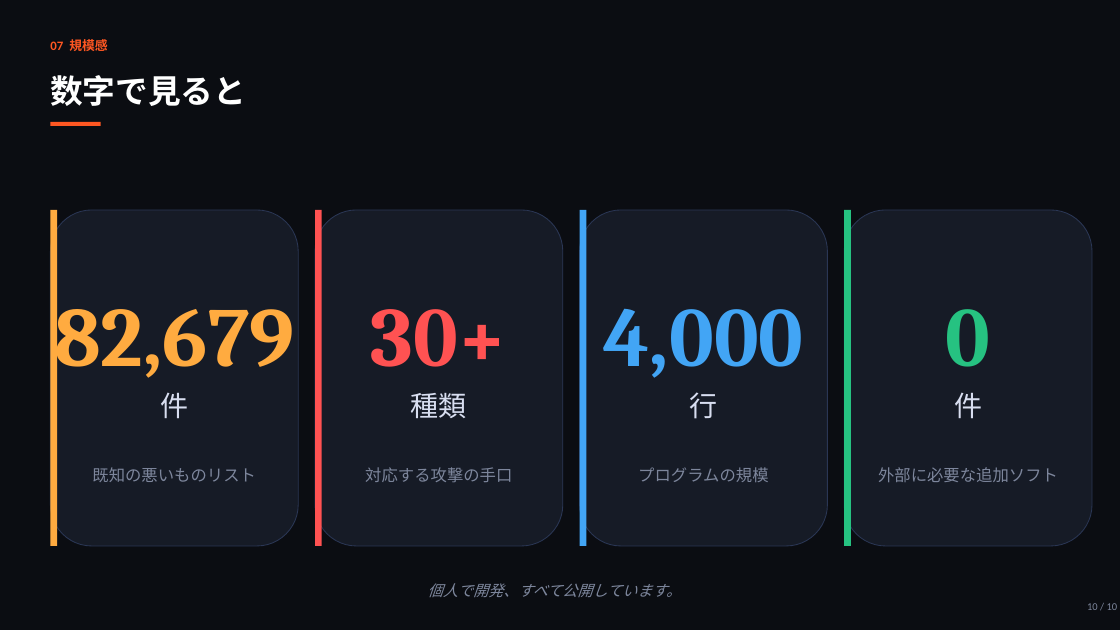
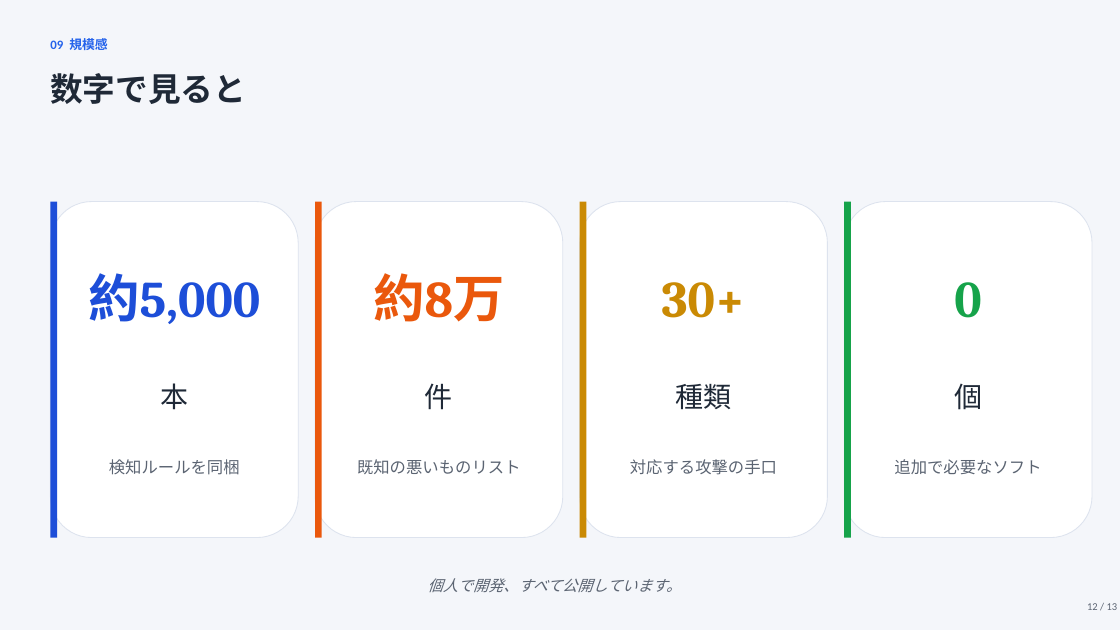
Before and after one commit to Assy2005/hayabusa-plus, a slide deck: slide 12 of docs/presentation/pptx/hayabusa-plus.pptx (slide 10 before the commit). Drawn at 1120x630 pixels with LibreOffice and Linux fonts; fonts in the diff are those of the drawing. Boxes give left, top, right and bottom in pixels: in the first picture for what was removed or moved away, otherwise in the second. Text is boxed around its words. In the diff, an @@ line names an element or a change of style, - is before the commit and + after.

```diff
--- a/docs/presentation/pptx/hayabusa-plus.pptx
+++ b/docs/presentation/pptx/hayabusa-plus.pptx
@@ rectangle at (x1=0, y1=0, x2=1120, y2=630): fill #0B0D12 to #F4F6FA @@
@@ text "数字で見ると" at (x1=50, y1=73, x2=246, y2=104): text colour #FFFFFF to #1F2937 @@
@@ text at (x1=50, y1=38, x2=108, y2=50): text changed; text colour #FF5722 to #2563EB @@
-07 規模感
+09 規模感
@@ rectangle removed at (x1=50, y1=122, x2=101, y2=126) @@
@@ rectangle at (x1=50, y1=202, x2=57, y2=538): fill #FFAB40 to #1D4ED8 @@
@@ rectangle at (x1=315, y1=202, x2=322, y2=538): fill #FF5252 to #EA580C @@
@@ 4 rounded rectangles, 4 rectangles moved together from (x1=50, y1=210, x2=1092, y2=546) to (x1=50, y1=202, x2=1092, y2=538) @@
@@ fill #161B26 to #FFFFFF; outline #2A3654 0.75 pt to #DDE3EE 0.75 pt in 4 elements at (x1=50, y1=202, x2=298, y2=538), (x1=315, y1=202, x2=563, y2=538), (x1=844, y1=202, x2=1092, y2=538), (x1=580, y1=202, x2=828, y2=538) @@
@@ rectangle at (x1=580, y1=202, x2=586, y2=538): fill #42A5F5 to #CA8A04 @@
@@ rectangle at (x1=844, y1=202, x2=851, y2=538): fill #26C281 to #16A34A @@
@@ text "30+" moved from (x1=370, y1=309, x2=507, y2=367) to (x1=662, y1=282, x2=746, y2=318) @@
@@ text "30+" at (x1=662, y1=282, x2=746, y2=318): size 72 to 44 pt, text colour #FF5252 to #CA8A04 @@
@@ text "0" moved from (x1=946, y1=309, x2=991, y2=367) to (x1=954, y1=282, x2=981, y2=318) @@
@@ text "0" at (x1=954, y1=282, x2=981, y2=318): size 72 to 44 pt, text colour #26C281 to #16A34A @@
@@ text removed at (x1=54, y1=288, x2=294, y2=384) @@
-82,679
@@ text added at (x1=88, y1=273, x2=260, y2=324), 44 pt, text #1D4ED8, bold @@
+約5,000
@@ text added at (x1=373, y1=273, x2=504, y2=322), 44 pt, text #EA580C, bold @@
+約8万
@@ text removed at (x1=603, y1=308, x2=803, y2=378) @@
-4,000
@@ text added at (x1=160, y1=383, x2=188, y2=410), 24 pt, text #1F2937 @@
+本
@@ text "件" at (x1=425, y1=383, x2=453, y2=410): text colour #D8DEF0 to #1F2937 @@
@@ text "種類" at (x1=676, y1=384, x2=732, y2=410): text colour #D8DEF0 to #1F2937 @@
@@ text added at (x1=954, y1=384, x2=982, y2=410), 24 pt, text #1F2937 @@
+個
@@ text removed at (x1=690, y1=392, x2=718, y2=419) @@
-行
@@ text removed at (x1=954, y1=392, x2=982, y2=419) @@
-件
@@ text added at (x1=109, y1=459, x2=240, y2=475), 14 pt, text #5B6472 @@
+検知ルールを同梱
@@ text colour #7D869C to #5B6472 in 3 elements at (x1=428, y1=578, x2=682, y2=592), (x1=630, y1=459, x2=777, y2=475), (x1=357, y1=459, x2=521, y2=474) @@
@@ 4 texts moved together from (x1=92, y1=392, x2=512, y2=482) to (x1=357, y1=383, x2=777, y2=475) @@
@@ text removed at (x1=638, y1=467, x2=768, y2=482) @@
-プログラムの規模
@@ text at (x1=894, y1=459, x2=1041, y2=474): text changed; text colour #7D869C to #5B6472 @@
-外部に必要な追加ソフト
+追加で必要なソフト
@@ text at (x1=1087, y1=603, x2=1118, y2=610): text changed; text colour #7D869C to #5B6472 @@
-10 / 10
+12 / 13
```
Also in this commit, not shown: 9 other slides changed, 3 slides added, 1 slide removed, 2 other files.
